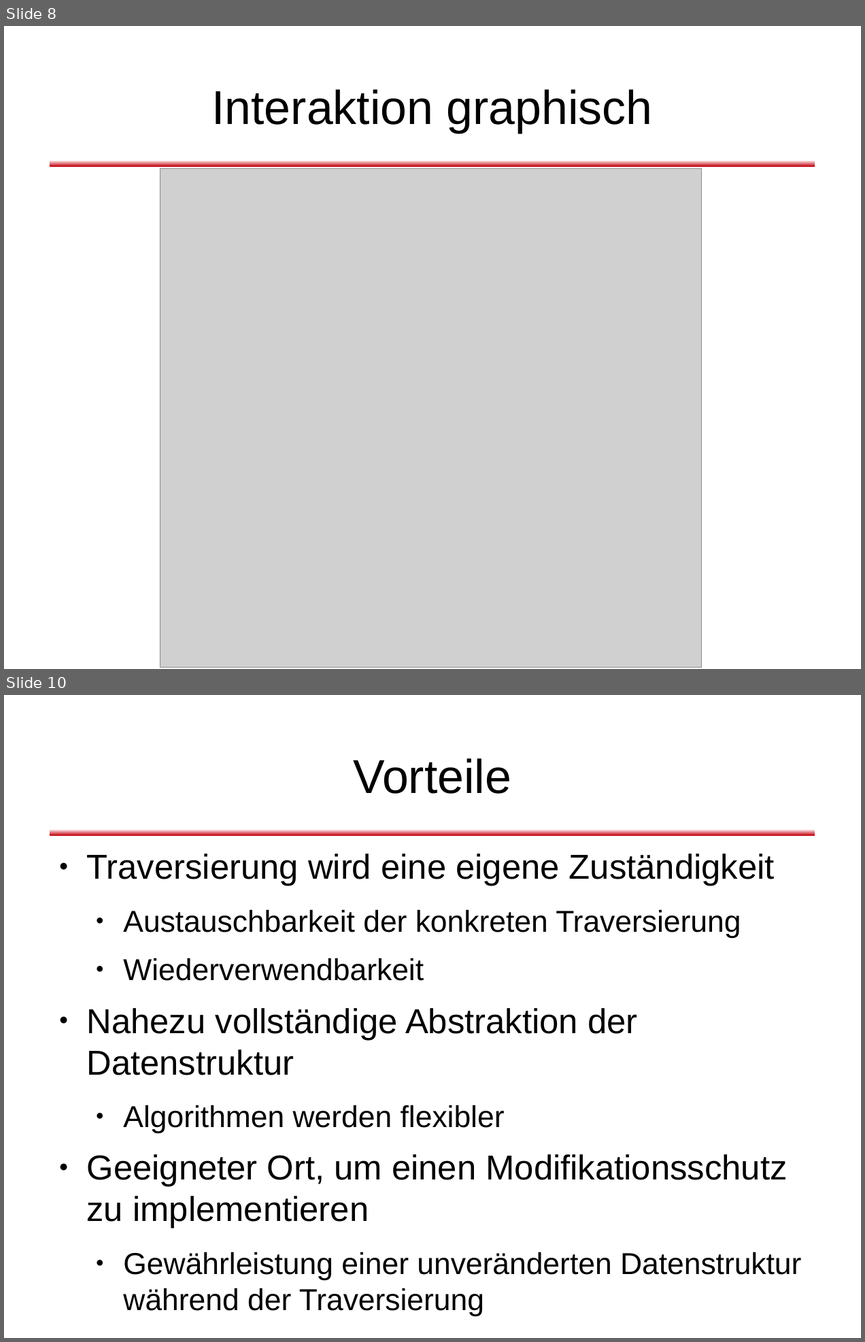
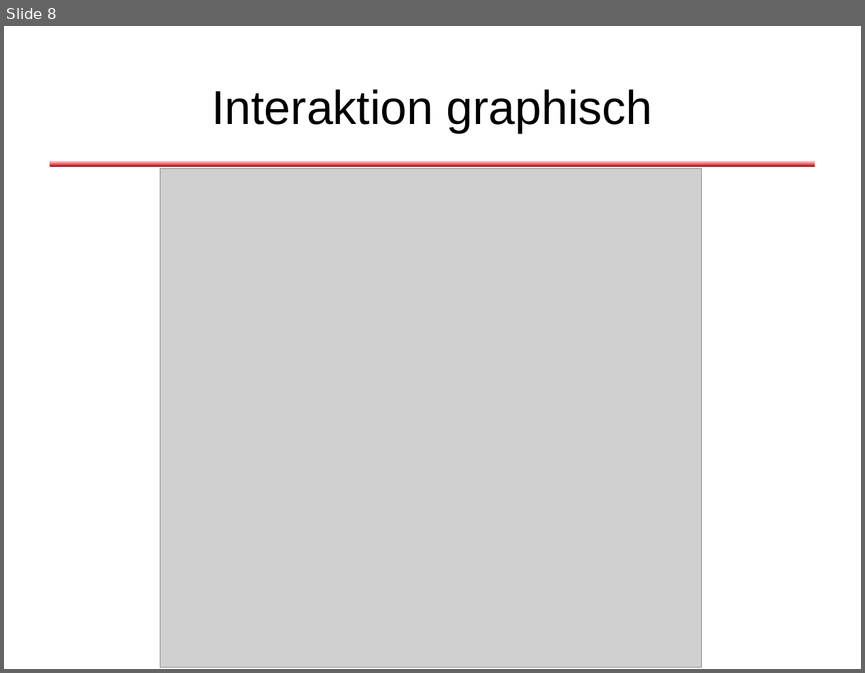
Before and after one commit to dlindner/vorlesung-se2-dhbw, a slide deck: added_2012/Entwurfsmuster - Beobachter.odp. Shown one above the other, each under a label of ours: slides 8 and 10 before the commit, slide 8 after it; the slides between them are not shown. The pictures are 865x1342 and 865x673 pixels, drawn with LibreOffice and Linux fonts; fonts in the diff are those of the drawing; grey boxes stand for pictures; background and template pictures are left out. Boxes give left, top, right and bottom in pixels: in the first picture for what was removed or moved away, otherwise in the second. Text is boxed around its words. In the diff, an @@ line names an element or a change of style, - is before the commit and + after.

```diff
--- a/added_2012/Entwurfsmuster - Beobachter.odp
+++ b/added_2012/Entwurfsmuster - Beobachter.odp
@@ slide 10 removed at bbox=[4, 695, 861, 1338], background #FFFFFF; not listed: 1 template element that a slide beside it also shows @@
@@ title removed at bbox=[353, 758, 511, 794] @@
-Vorteile
@@ text removed at bbox=[86, 853, 801, 1280] @@
-● Traversierung wird eine eigene Zuständigkeit
-  ● Austauschbarkeit der konkreten Traversierung
-  ● Wiederverwendbarkeit
-● Nahezu vollständige Abstraktion der Datenstruktur
-  ● Algorithmen werden flexibler
-● Geeigneter Ort, um einen Modifikationsschutz zu implementieren
-  ● Gewährleistung einer unveränderten Datenstruktur während der Traversierung
```
Also in this commit, not shown: 11 slides added, 5 other slides removed.
